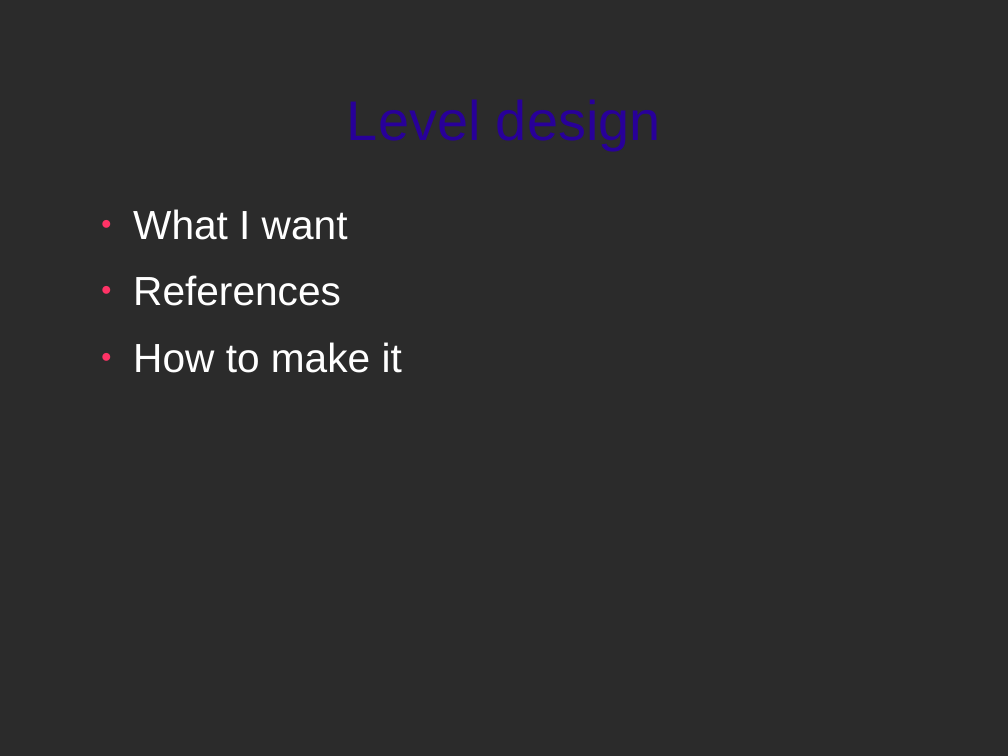
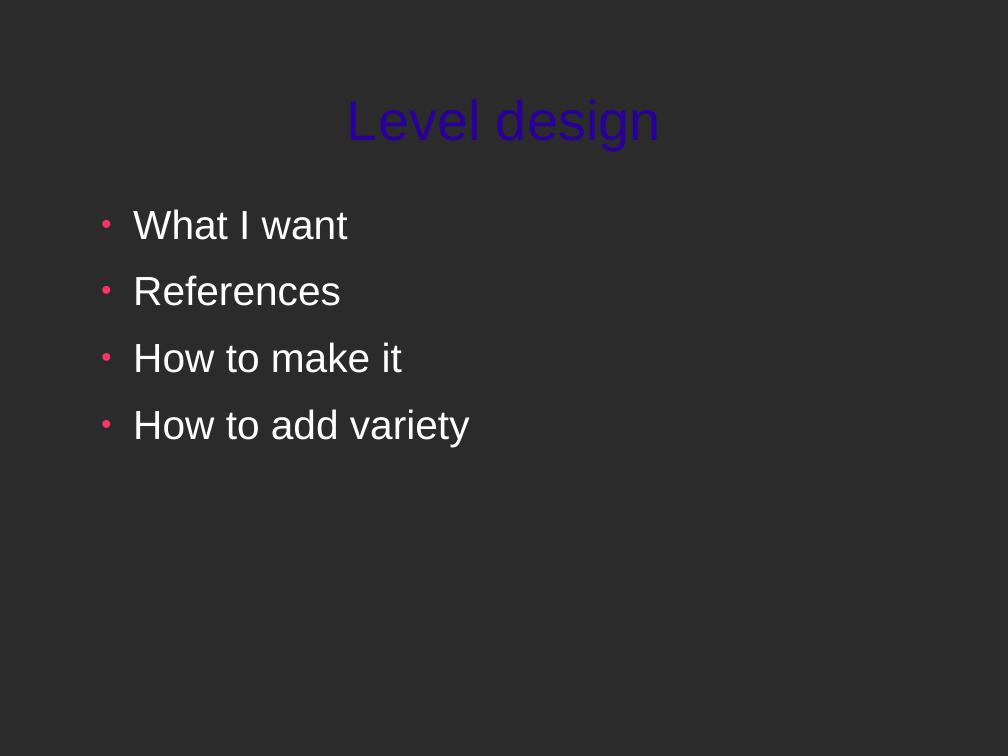
Before and after one commit to ktosox/GWJ77-Metamorphosis, a slide deck: slide 1 of LevelDesign.odp. Drawn at 1008x756 pixels with LibreOffice and Linux fonts; fonts in the diff are those of the drawing; background and template pictures are left out; a plain dark background stands for a picture behind light text. Boxes give left, top, right and bottom in pixels: in the first picture for what was removed or moved away, otherwise in the second. Text is boxed around its words. In the diff, an @@ line names an element or a change of style, - is before the commit and + after.

```diff
--- a/LevelDesign.odp
+++ b/LevelDesign.odp
@@ text at <box>133,409,470,446</box>: paragraph added @@
+● How to add variety
```
Also in this commit, not shown: 3 slides added, 1 other file.
